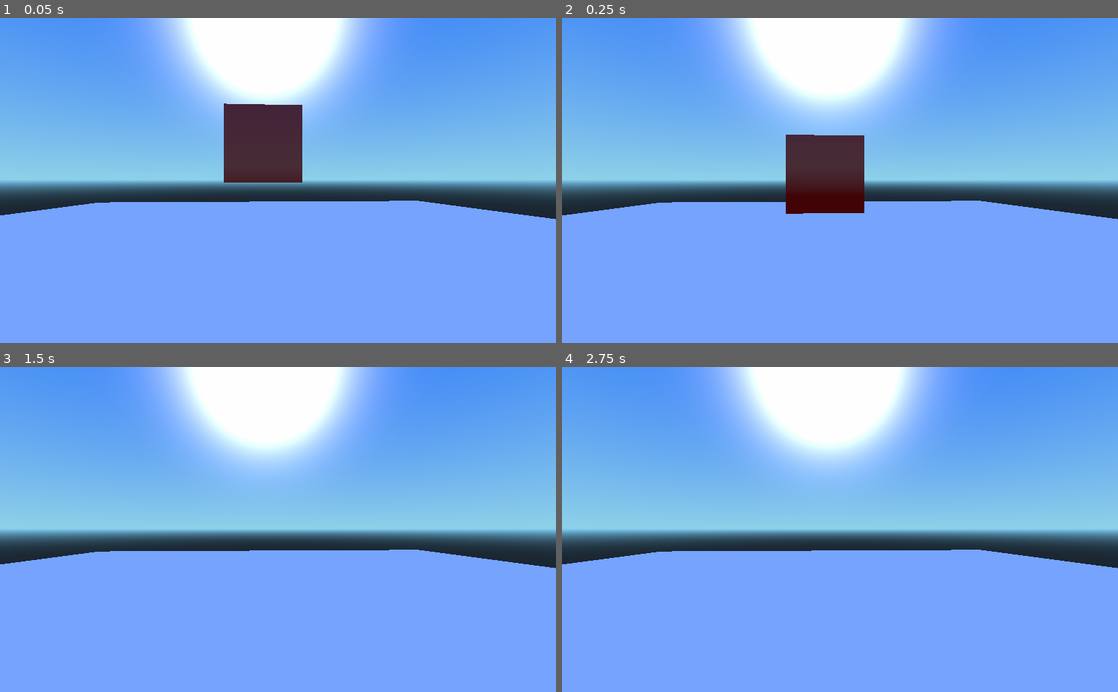
Above: before the commit, frames 1-4 (two rows, left to right).
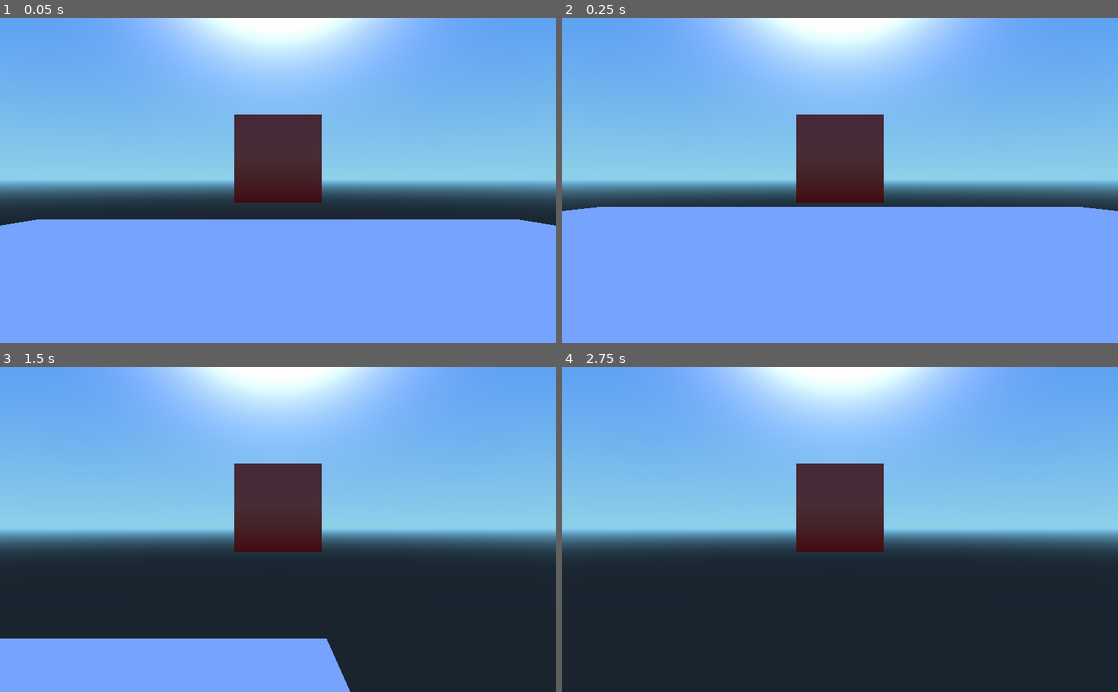
Above: after the commit, the same moments.

Repository: uspgamedev/welcome-to-your-mind
Game: Godot game, scene res://TestWorld.tscn
Same seed, same stepped clock (60 frames per second), same inputs: the game is played once before the commit and once after it. This scene is started directly instead of the project's main scene.
Inputs (mouse positions are in pixels of both pictures, inside the frame that each line leads up to):
- Up to frame 1 (0.05 s): no input
- Up to frame 2 (0.25 s): no input
- Up to frame 3 (1.5 s): move the mouse to (400, 513) at 0.52 s; hold D (movement_right) 0.53-1.28 s; tap Space (movement_jump) at 0.77 s; move the mouse to (166, 545) at 1.27 s; hold S (movement_backward) from 1.28 s (still down)
- Up to frame 4 (2.75 s): tap Space (movement_jump) at 1.52 s; move the mouse to (895, 458) at 2.02 s; release S (movement_backward) at 2.03 s; hold D (movement_right) from 2.03 s (still down)

The runs differ from the first frame. In frame 1, 20% of the frame differs, in the area x 0-100%, y 0-64%; in frame 2, 17%; in frame 3, 50%; in frame 4, 60%, in the area x 0-100%, y 0-100%.

Commit message:
Remove script from Player scene and make the camera bounded to player's node

Diff:
--- a/PlayerSideScroller.tscn
+++ b/PlayerSideScroller.tscn
@@ -1,6 +1,4 @@
-[gd_scene load_steps=5 format=2]
-
-[ext_resource path="res://PlayerSideScroller.gd" type="Script" id=1]
+[gd_scene load_steps=4 format=2]
 
 [sub_resource type="BoxShape" id=1]
 
@@ -79,7 +77,6 @@
 axis_lock_angular_y = false
 axis_lock_angular_z = false
 collision/safe_margin = 0.001
-script = ExtResource( 1 )
 
 [node name="CollisionShape" type="CollisionShape" parent="." index="0"]
 
--- a/TestWorld.tscn
+++ b/TestWorld.tscn
@@ -1,6 +1,7 @@
-[gd_scene load_steps=4 format=2]
+[gd_scene load_steps=5 format=2]
 
 [ext_resource path="res://PlayerSideScroller.tscn" type="PackedScene" id=1]
+[ext_resource path="res://PlayerSideScroller.gd" type="Script" id=2]
 
 [sub_resource type="PlaneMesh" id=1]
 
@@ -45,17 +46,20 @@
 
 [node name="CollisionShape" type="CollisionShape" parent="Box/MeshInstance/StaticBody" index="0"]
 
+transform = Transform( 1, 0, 0, 0, 1, 0, 0, 0, 1, 0, -0.3, 0 )
 shape = SubResource( 2 )
 disabled = false
+_sections_unfolded = [ "Transform" ]
 
 [node name="Player" parent="." index="1" instance=ExtResource( 1 )]
 
 transform = Transform( 1, 0, 0, 0, 1, 0, 0, 0, 1, 0, 2.98002, 0 )
+script = ExtResource( 2 )
 
-[node name="Camera" type="Camera" parent="." index="2"]
+[node name="WorldCamera" type="Camera" parent="Player" index="2"]
 
-transform = Transform( 0.998491, 0, -0.0549075, 0, 1, 0, 0.0549075, 0, 0.998491, 0.0531855, 1.99277, 6.94813 )
-keep_aspect = 1
+transform = Transform( 1, 0, 0, 0, 1, 0, 0, 0, 1, 0, -0.502941, 10 )
+keep_aspect = 0
 cull_mask = 1048575
 environment = null
 h_offset = 0.0
@@ -67,3 +71,4 @@
 size = 1.0
 near = 0.05
 far = 100.0
+_sections_unfolded = [ "Transform" ]
